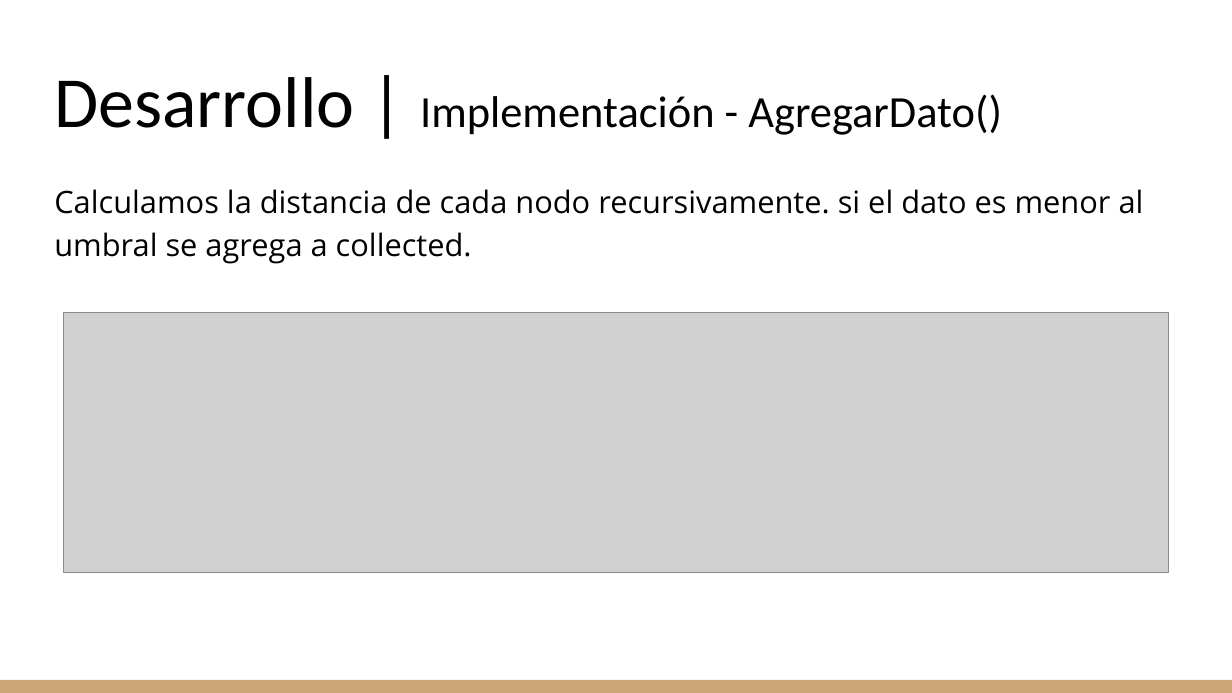
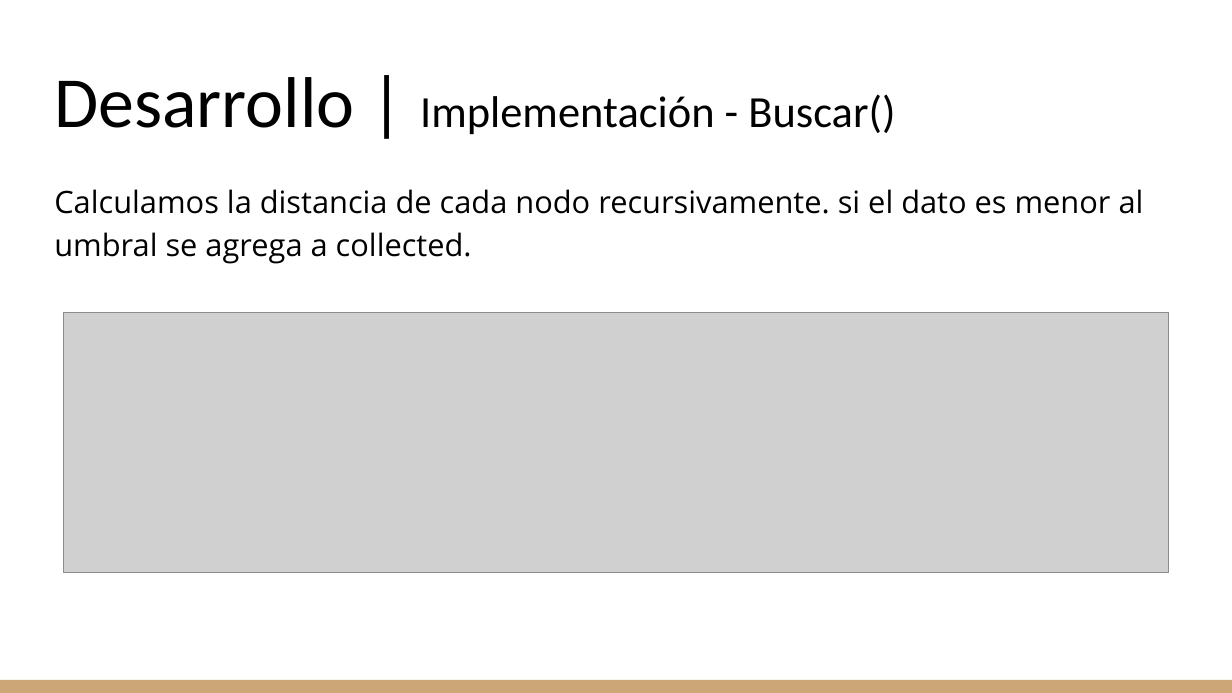
Before and after one commit to 0xftorres/trabajo-final-estructuras-y-algoritmos, a slide deck: slide 11 of docs/pptx-primeraentrega.pptx (slide 9 before the commit). Drawn at 1232x693 pixels with LibreOffice and Linux fonts; fonts in the diff are those of the drawing; grey boxes stand for pictures. Boxes give left, top, right and bottom in pixels: in the first picture for what was removed or moved away, otherwise in the second. Text is boxed around its words. In the diff, an @@ line names an element or a change of style, - is before the commit and + after.

```diff
--- a/docs/pptx-primeraentrega.pptx
+++ b/docs/pptx-primeraentrega.pptx
@@ title at bbox=[54, 77, 895, 135]: text changed @@
-Desarrollo | Implementación - AgregarDato()
+Desarrollo | Implementación - Buscar()
```
Also in this commit, not shown: 4 other slides changed, 7 slides added, 1 slide removed.
